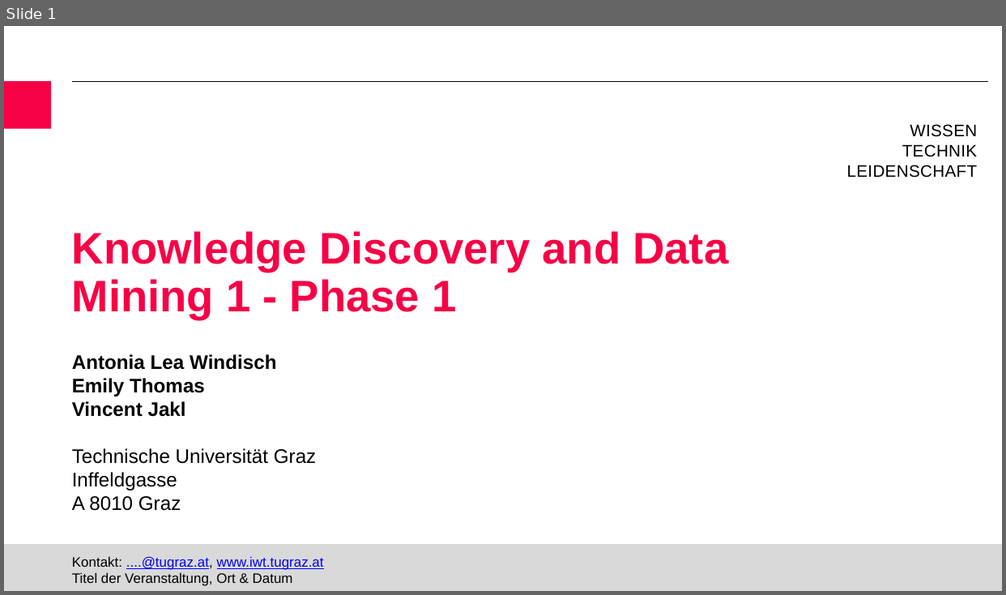
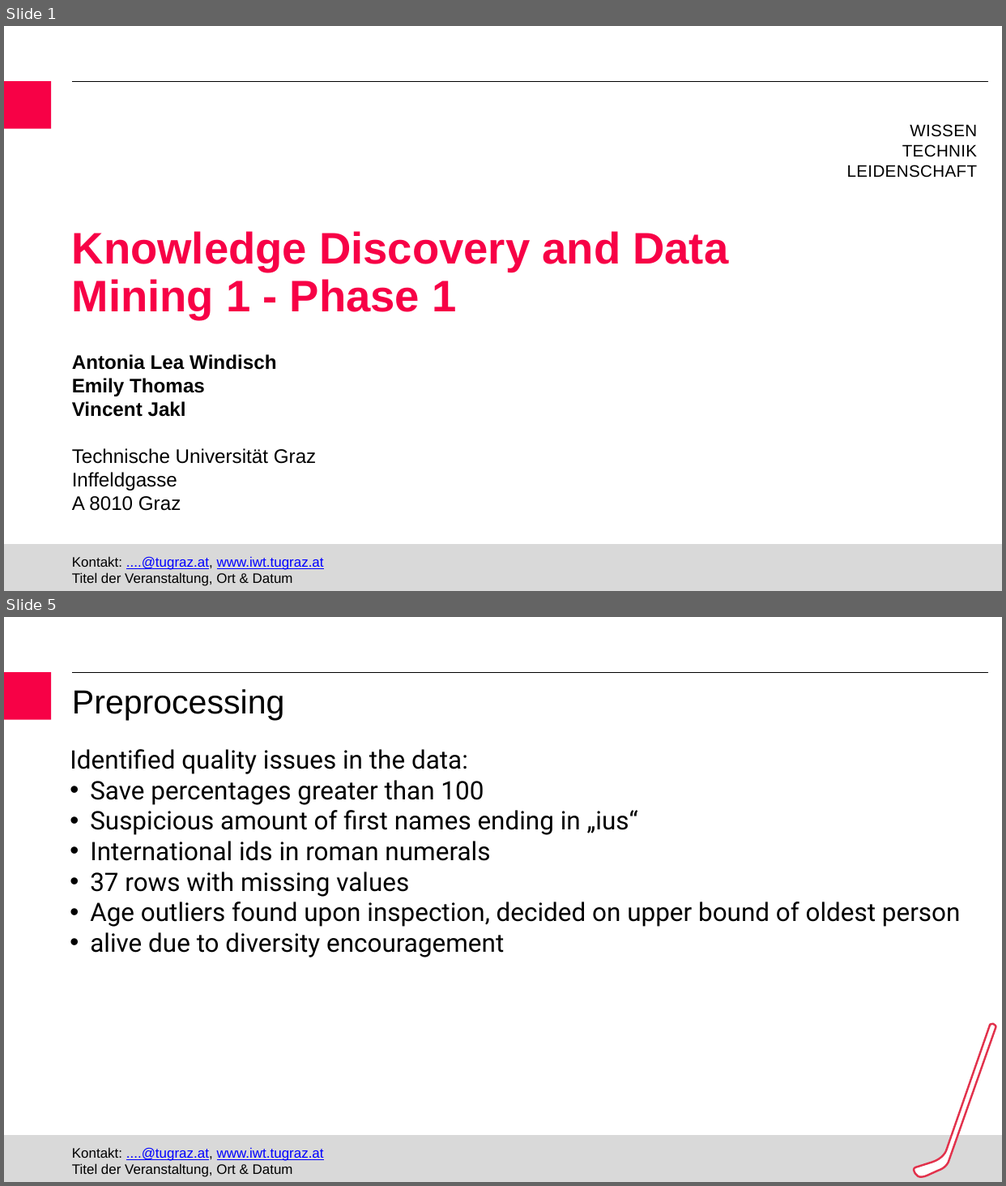
Before and after one commit to jaklvinc/KnowledgeDiscoveryAndDataMining-TUGraz-2026, a slide deck: KDDM_phase1_presentation.pptx. Shown one above the other, each under a label of ours: slide 1 before the commit, slides 1 and 5 after it; the slides between them are not shown. The pictures are 1006x595 and 1006x1186 pixels, drawn with LibreOffice and Linux fonts; fonts in the diff are those of the drawing; background and template pictures are left out. Boxes give left, top, right and bottom in pixels: in the first picture for what was removed or moved away, otherwise in the second. Text is boxed around its words. In the diff, an @@ line names an element or a change of style, - is before the commit and + after.

```diff
--- a/KDDM_phase1_presentation.pptx
+++ b/KDDM_phase1_presentation.pptx
@@ slide 5 added at <box>4,617,1002,1182</box>, background #FFFFFF; not listed: 4 template elements that a slide beside it also shows @@
@@ title added at <box>72,689,285,721</box>, 34 pt, text #000000 @@
+Preprocessing
@@ text added at <box>70,749,961,957</box>, 26 pt, text #000000 @@
+Identified quality issues in the data:
+• Save percentages greater than 100
+• Suspicious amount of first names ending in „ius“
+• International ids in roman numerals
+• 37 rows with missing values
+• Age outliers found upon inspection, decided on upper bound of oldest person
+• alive due to diversity encouragement
@@ freeform shape added at <box>914,1024,996,1177</box>, fill #FFFFFF, outline #E2324C 2 pt @@
```
Also in this commit, not shown: 8 slides changed.
